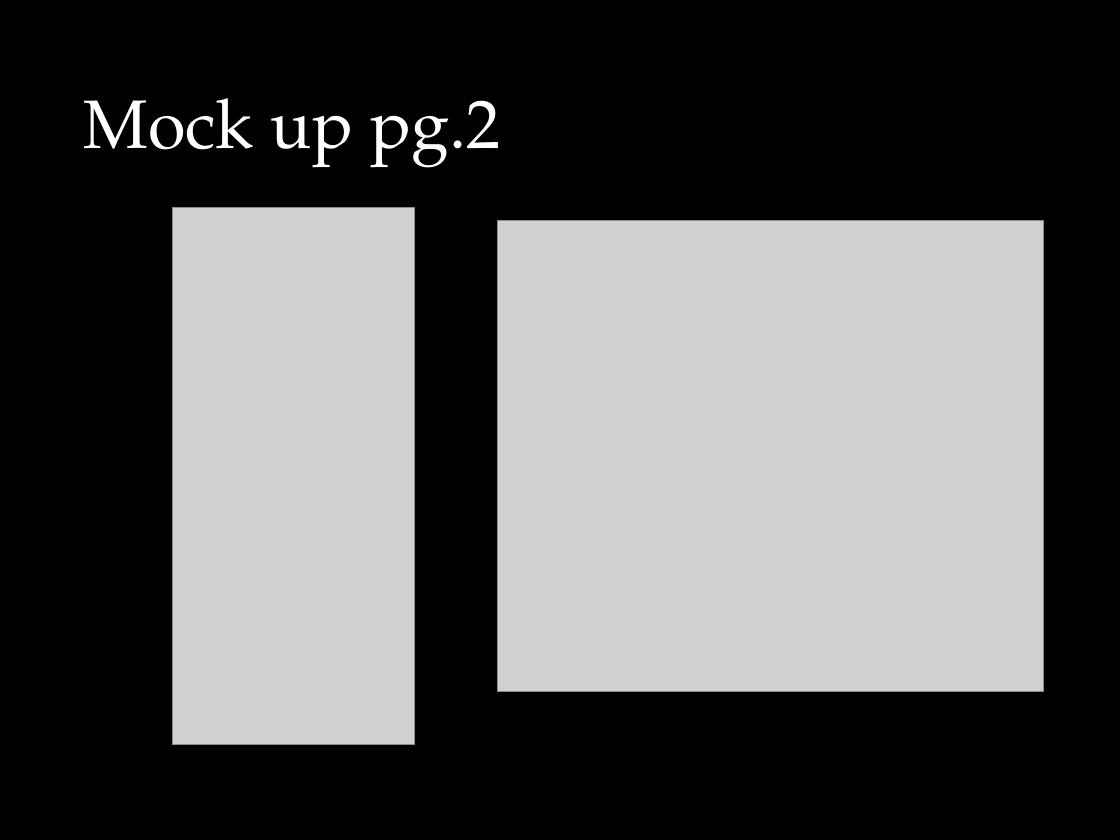
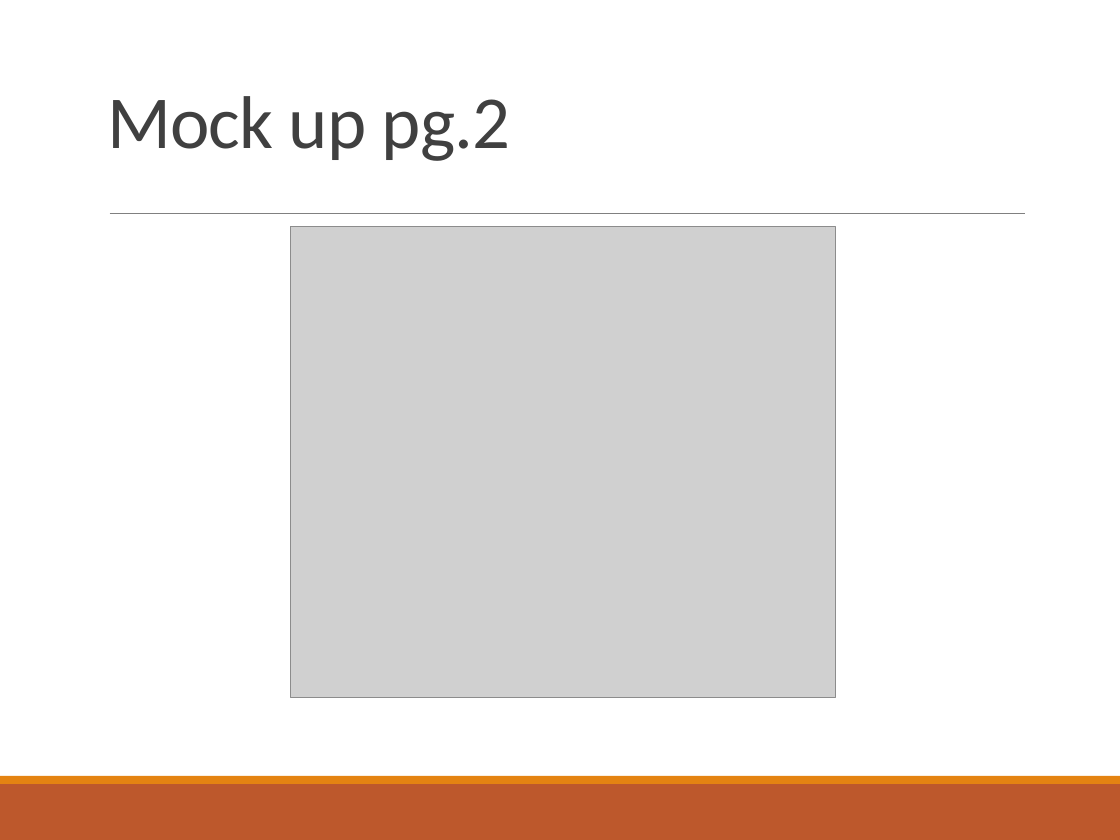
Before and after one commit to JpdeClaro/n-Fhab-MiniProject2, a slide deck: slide 6 of MP2-Ppt/MP2 Presentation.pptx. Drawn at 1120x840 pixels with LibreOffice and Linux fonts; fonts in the diff are those of the drawing; grey boxes stand for pictures. Boxes give left, top, right and bottom in pixels: in the first picture for what was removed or moved away, otherwise in the second. Text is boxed around its words. In the diff, an @@ line names an element or a change of style, - is before the commit and + after.

```diff
--- a/MP2-Ppt/MP2 Presentation.pptx
+++ b/MP2-Ppt/MP2 Presentation.pptx
@@ background #000000 to #FFFFFF @@
@@ title "Mock up pg.2" moved from (x1=83, y1=98, x2=500, y2=168) to (x1=107, y1=96, x2=511, y2=161) @@
@@ title "Mock up pg.2" at (x1=107, y1=96, x2=511, y2=161): size 78.2 to 85.3 pt, font TeX Gyre Pagella to Calibri, text colour #FFFFFF to #404040, letter spacing 0 to -0.9 pt @@
@@ picture removed at (x1=172, y1=207, x2=414, y2=744) @@
@@ line added from (110, 213) to (1025, 213), #808080 0.5 pt @@
@@ picture moved from (x1=498, y1=220, x2=1043, y2=691) to (x1=290, y1=227, x2=836, y2=697) @@
@@ rectangle added at (x1=0, y1=776, x2=1120, y2=784), fill #E48312 @@
@@ rectangle added at (x1=0, y1=784, x2=1120, y2=840), fill #BD582C @@
```
Also in this commit, not shown: 7 other slides changed, 1 slide added, 3 other files.
